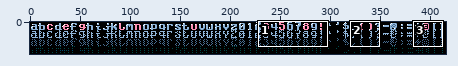
Two versions of one sprite sheet, outline_intro/res/childwrite_8x8.png. Above: a wide view before the commit, with the close-up outlined.
Close-up. Earlier state:
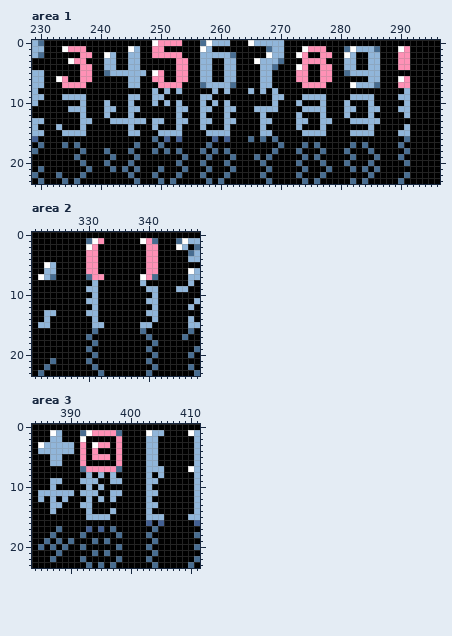
The file is 416x32 pixels. Shown: area 1: x 229..296, y 0..23; area 2: x 321..348, y 0..23; area 3: x 384..411, y 0..23. The commit also changed other parts of the picture, which this record leaves out.
New version:
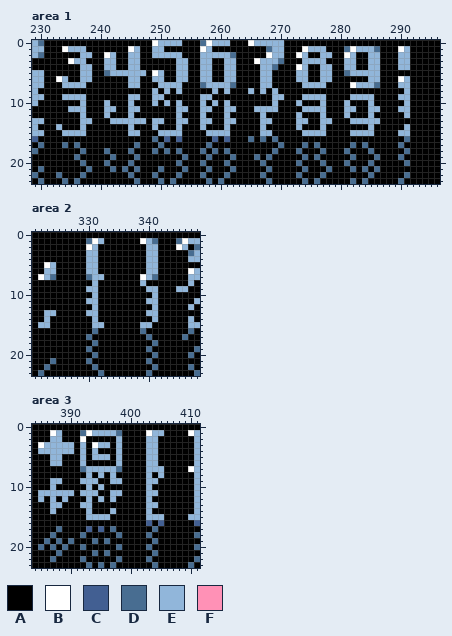
Palette (. is transparent): A #000000  B #ffffff  C #425f92  D #486d91  E #91b6da  F #ff91b6
The edit:
Changed rows in their new state; - is an unchanged pixel.
Area 1:
first column x 234:
 0 ----------------EEEE--------------------------------------
 1 -EEE-----------EE------------------------EEE-------------E
 2 ---EE----------EEEEE--------------------E--EE-----------EE
 3 --EE---------------EE-------------------EEEE------------EE
 4 ---EE--------------EE-------------------E--EE-----------EE
 5 ---EE-----------E--EE------------------EE--EE-------------
 6 E--EE----------EE--EE------------------EE--EE------------E
 7 EEEE------------EEEE--------------------EEEE------------EE
Area 2:
first column x 330:
 1 --E-------E-
 2 -E--------EE
 3 EE--------EE
 4 EE--------EE
 5 EE--------EE
 6 EE--------EE
 7 -EE-------E-
Area 3:
first column x 392:
 1 --EEEE-
 2 ------E
 3 E--EE-E
 4 E-E---E
 5 E-EEE-E
 6 E-----E
 7 -EEEEE-
